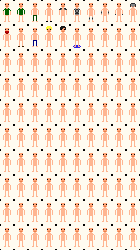
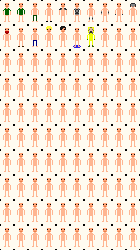
The second 140px x 250px image is a revision of the first. Changes to its layers:
painted on "Armor" over [87, 27, 95, 47]
